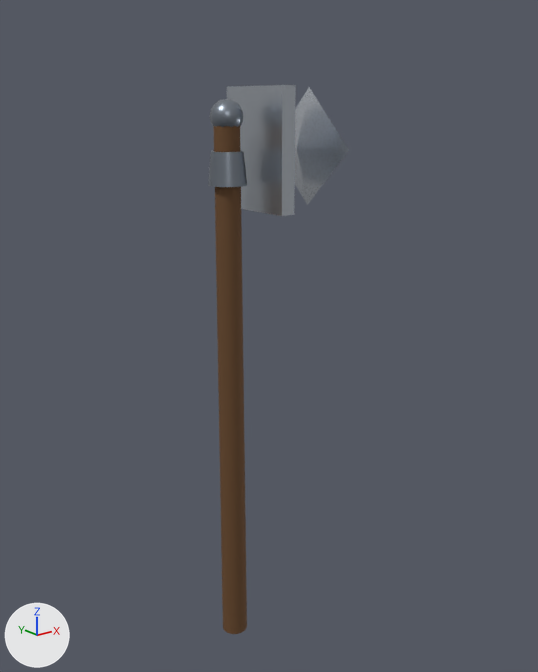
The glTF model glb-stitcher/props/axe.glb, before and after one commit.
The view is the same before and after, from a camera (50 mm lens) standing at (-0.538, -0.752, 0.376) and looking at (0.073, 0.011, 0.07). Arrows for +X, +Y and +Z are at lower left; the lights stay in place. The older version comes first. Where no turn or scale is listed for an object, it has been applied to the vertices. Vertices at exactly the same position are counted once.

Names of what the first picture shows: 'collar', 'edge', 'haft', 'headback', 'topspike'.
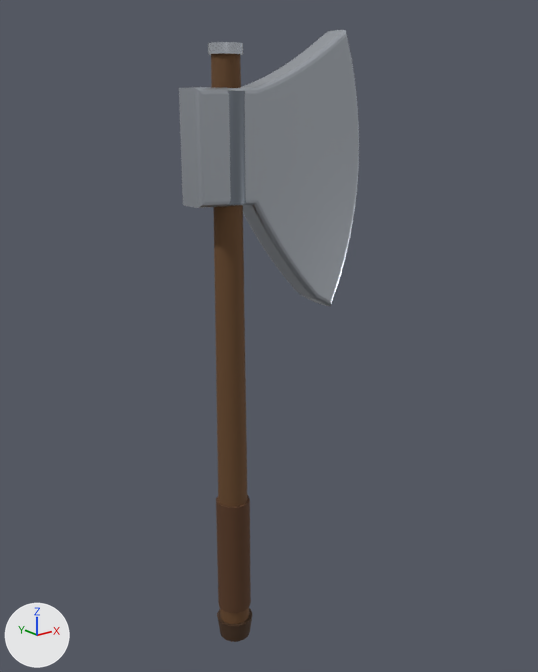
Boxes [x1, y1, x2, y2] around the edits, measured in the pictures (538 x 672 px):
'head', added
    after: [179, 30, 359, 307]
'haft', reshaped, moved (15% wider, 12% taller)
    before: [214, 126, 247, 634]
    after: [211, 54, 249, 624]
'headback', deleted
    before: [227, 85, 296, 216]
'edge', deleted
    before: [295, 87, 348, 205]
'grip', added (brown)
    after: [216, 495, 251, 613]
'eye', added
    after: [228, 91, 246, 205]
'collar', deleted
    before: [208, 151, 247, 187]
'topspike', deleted
    before: [210, 99, 244, 127]
'knob', added (brown)
    after: [217, 608, 252, 642]
'wedge', added
    after: [208, 42, 243, 55]

What changed in the scene script:
```text
Add mat_dkwood:
    mat_dkwood = principled_material('dkwood')
    mat_dkwood.base_color = (0.0685, 0.0331, 0.0144)  # brown #4a3320
    mat_dkwood.metallic = 0.2
    mat_dkwood.roughness = 0.75
Add mat_leather:
    mat_leather = principled_material('leather')
    mat_leather.base_color = (0.102, 0.0423, 0.016)  # brown #5a3a22
    mat_leather.metallic = 0.1
    mat_leather.roughness = 0.85
Change me_mesh_0:
    used by ob_haft; location = (0.0, 0.0, 0.0)
    remove me_mesh_0.from_pydata(...)  # 36 vertices, 64 faces; spans x -0.018..0.018, y -0.018..0.018, z -0.36..0.36
    add me_mesh_0.from_pydata(...)  # 32 vertices, 56 faces; spans x -0.021..0.021, y -0.022..0.022, z -0.4..0.4
    me_mesh_0 part 1: the whole mesh is rebuilt
Add me_mesh_5:
    me_mesh_5.from_pydata(...)  # 28 vertices, 48 faces; spans x -0.02..0.02, y -0.02..0.02, z -0.006..0.006
    me_mesh_5.materials.append(mat_bright)  # white #d8dee6
Add me_mesh_4_1:
    me_mesh_4_1.from_pydata(...)  # 28 vertices, 48 faces; spans x -0.024..0.024, y -0.024..0.024, z -0.065..0.065
    me_mesh_4_1.materials.append(mat_steelgrey)  # grey #8a929c
Add me_mesh_3_1:
    me_mesh_3_1.from_pydata(...)  # 416 vertices, 828 faces; spans x -0.055..0.207, y -0.021..0.021, z 0.103..0.464
    me_mesh_3_1.materials.append(mat_steel)  # light grey #c2c8d0
Add me_mesh_2_1:
    me_mesh_2_1.from_pydata(...)  # 32 vertices, 56 faces; spans x -0.0253..0.0253, y -0.026..0.026, z -0.015..0.015
    me_mesh_2_1.materials.append(mat_dkwood)  # brown #4a3320
Add me_mesh_1_1:
    me_mesh_1_1.from_pydata(...)  # 32 vertices, 56 faces; spans x -0.023..0.023, y -0.024..0.024, z -0.085..0.085
    me_mesh_1_1.materials.append(mat_leather)  # brown #5a3a22
Change ob_haft:
    ob_haft.location: (0.0, 0.0, 0.0) -> (0.0, 0.0, 0.03)
Remove ob_collar:
    ob_collar = bpy.data.objects.new('collar', me_mesh_1)
    ob_collar.location = (0.0, 0.0, 0.3)
Remove ob_headback:
    ob_headback = bpy.data.objects.new('headback', me_mesh_2)
    ob_headback.location = (0.05, 0.0, 0.32)
Remove ob_edge:
    ob_edge = bpy.data.objects.new('edge', me_mesh_3)
    ob_edge.location = (0.12, 0.0, 0.32)
Remove ob_topspike:
    ob_topspike = bpy.data.objects.new('topspike', me_mesh_4)
    ob_topspike.location = (0.0, 0.0, 0.36)
Add ob_wedge:
    ob_wedge = bpy.data.objects.new('wedge', me_mesh_5)
    ob_wedge.location = (0.0, 0.0, 0.435)
Add ob_eye:
    ob_eye = bpy.data.objects.new('eye', me_mesh_4_1)
    ob_eye.location = (0.0, 0.0, 0.324)
Add ob_head:
    ob_head = bpy.data.objects.new('head', me_mesh_3_1)
    ob_head.location = (0.0, 0.0, 0.0)
Add ob_knob:
    ob_knob = bpy.data.objects.new('knob', me_mesh_2_1)
    ob_knob.location = (0.0, 0.0, -0.355)
Add ob_grip:
    ob_grip = bpy.data.objects.new('grip', me_mesh_1_1)
    ob_grip.location = (0.0, 0.0, -0.235)
```
